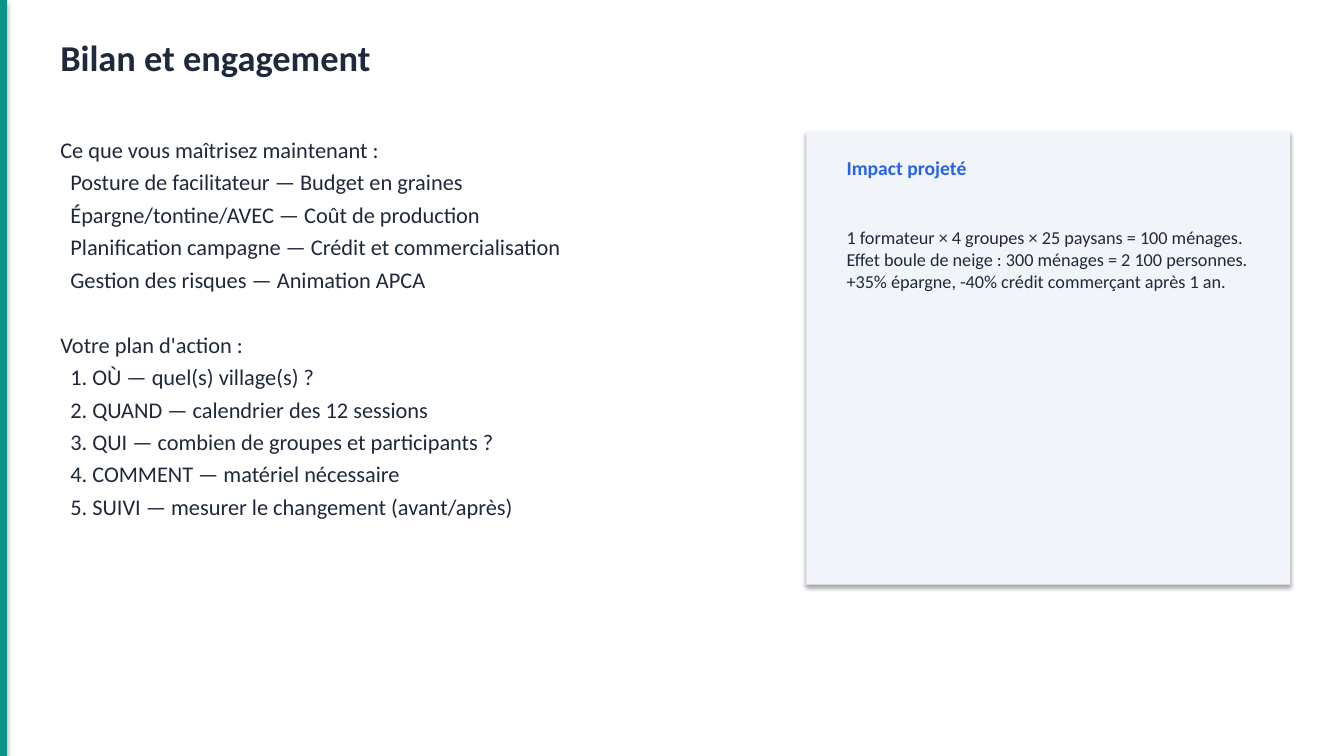
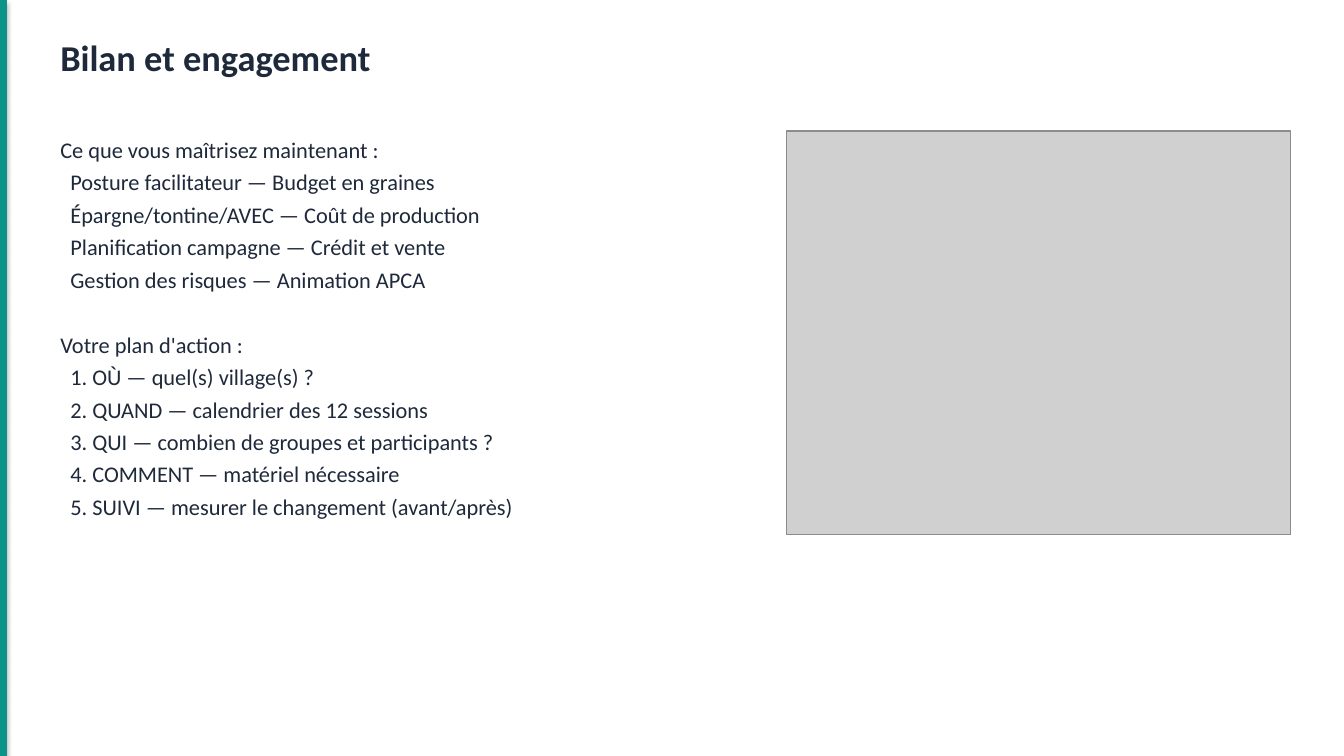
Before and after one commit to Louistatch/portefolio, a slide deck: slide 49 of TOF-FIN-01_Gestion_Financiere_Paysanne.pptx (slide 46 before the commit). Drawn at 1344x756 pixels with LibreOffice and Linux fonts; fonts in the diff are those of the drawing; grey boxes stand for pictures. Boxes give left, top, right and bottom in pixels: in the first picture for what was removed or moved away, otherwise in the second. Text is boxed around its words. In the diff, an @@ line names an element or a change of style, - is before the commit and + after.

```diff
--- a/TOF-FIN-01_Gestion_Financiere_Paysanne.pptx
+++ b/TOF-FIN-01_Gestion_Financiere_Paysanne.pptx
@@ picture added at [786, 131, 1291, 534] @@
@@ rectangle removed at [807, 131, 1291, 585] @@
@@ text at [70, 174, 434, 194]: text changed @@
-Posture de facilitateur — Budget en graines
+Posture facilitateur — Budget en graines
@@ text removed at [847, 161, 966, 179] @@
-Impact projeté
@@ text at [70, 239, 445, 259]: text changed @@
-Planification campagne — Crédit et commercialisation
+Planification campagne — Crédit et vente
@@ text removed at [847, 231, 1247, 291] @@
-1 formateur × 4 groupes × 25 paysans = 100 ménages. Effet boule de neige : 300 ménages = 2 100 personnes. +35% épargne, -40% crédit commerçant après 1 an.
```
Also in this commit, not shown: 31 other slides changed, 6 slides added, 3 slides removed, 13 other files.
